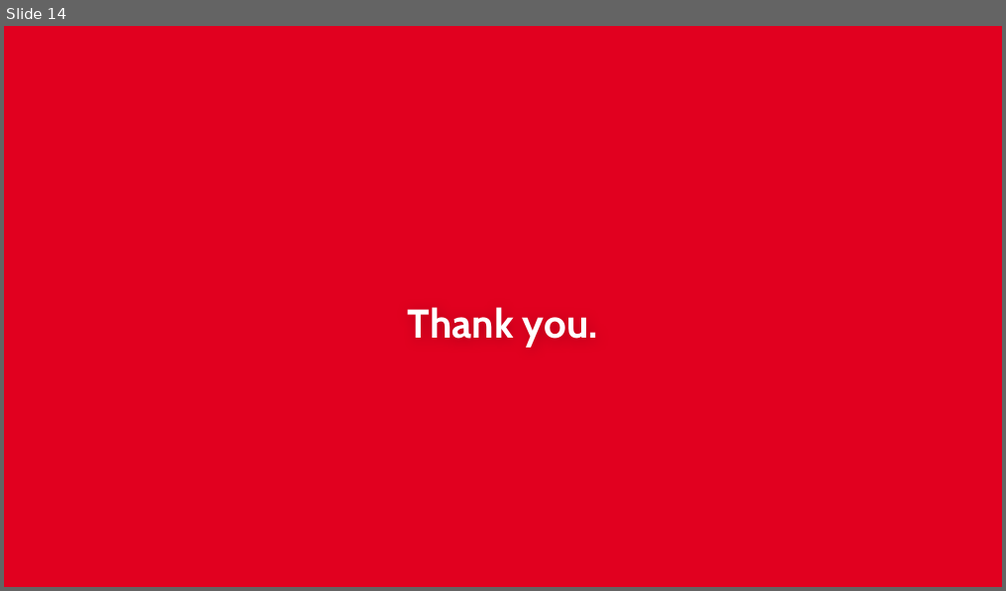
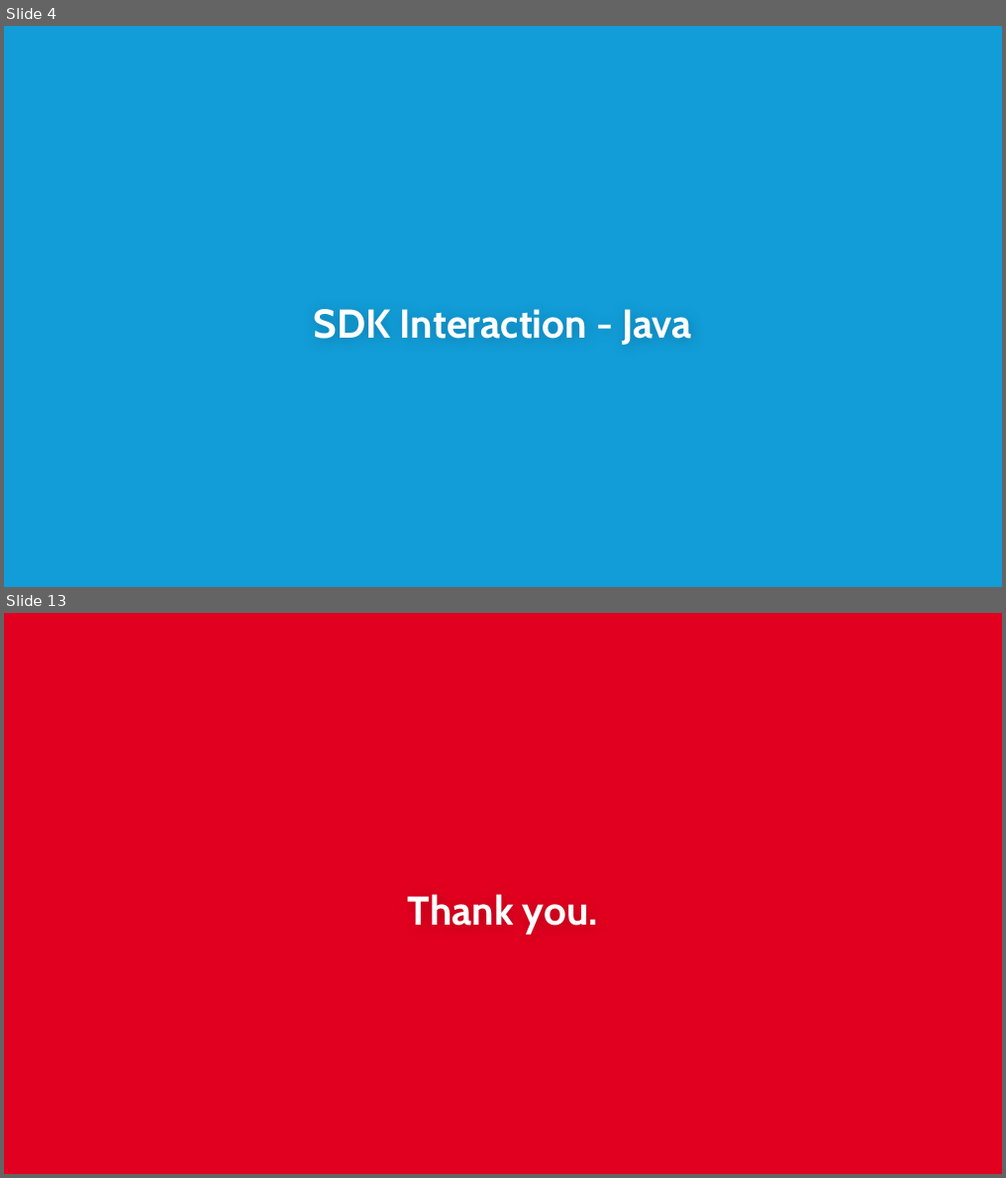
Before and after one commit to subalakr/workshop, a slide deck: server/presentations/04_N1QL Details.pptx. Shown one above the other, each under a label of ours: slide 14 before the commit, slides 4 and 13 after it; the slides between them are not shown. The pictures are 1006x591 and 1006x1178 pixels, drawn with LibreOffice and Linux fonts; fonts in the diff are those of the drawing; background and template pictures are left out. Boxes give left, top, right and bottom in pixels: in the first picture for what was removed or moved away, otherwise in the second. Text is boxed around its words. In the diff, an @@ line names an element or a change of style, - is before the commit and + after.

```diff
--- a/server/presentations/04_N1QL Details.pptx
+++ b/server/presentations/04_N1QL Details.pptx
@@ slide 4 added at box(4, 26, 1002, 587), background #129DD8 @@
@@ title added at box(314, 309, 692, 345), 29 pt, text #FFFFFF, bold @@
+SDK Interaction - Java
@@ what was slide 14 is now slide 13 @@
```
Also in this commit, not shown: 12 slides changed, 12 other slides added, 2 slides removed.
